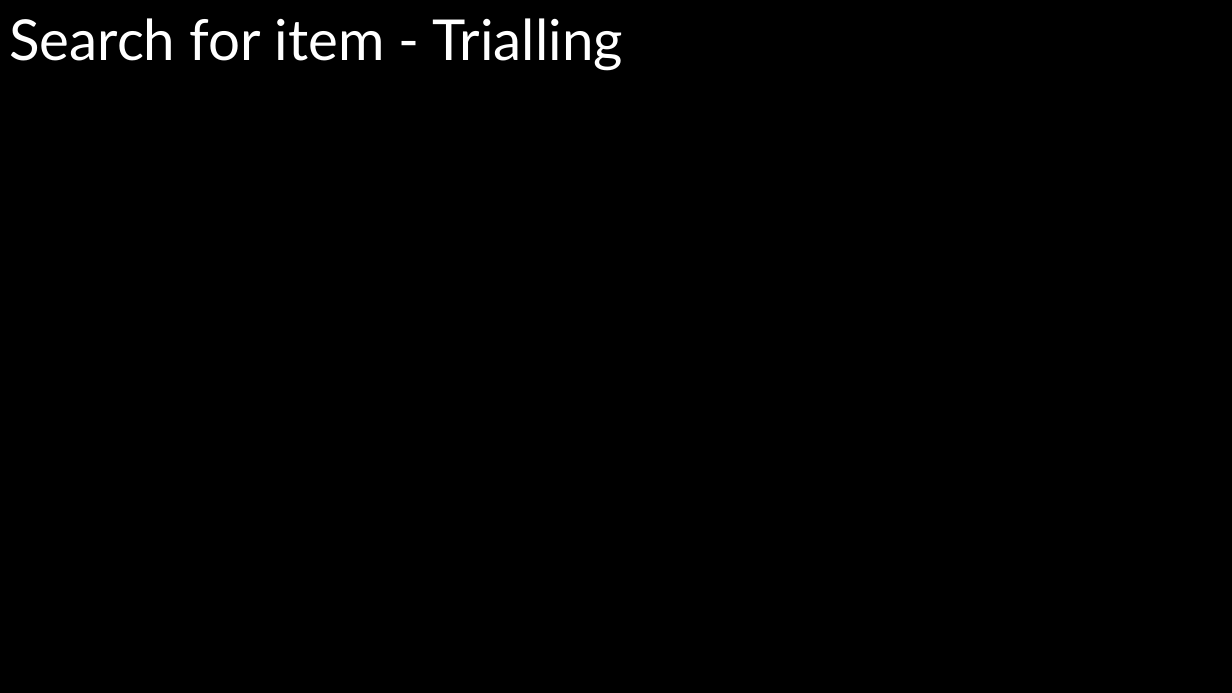
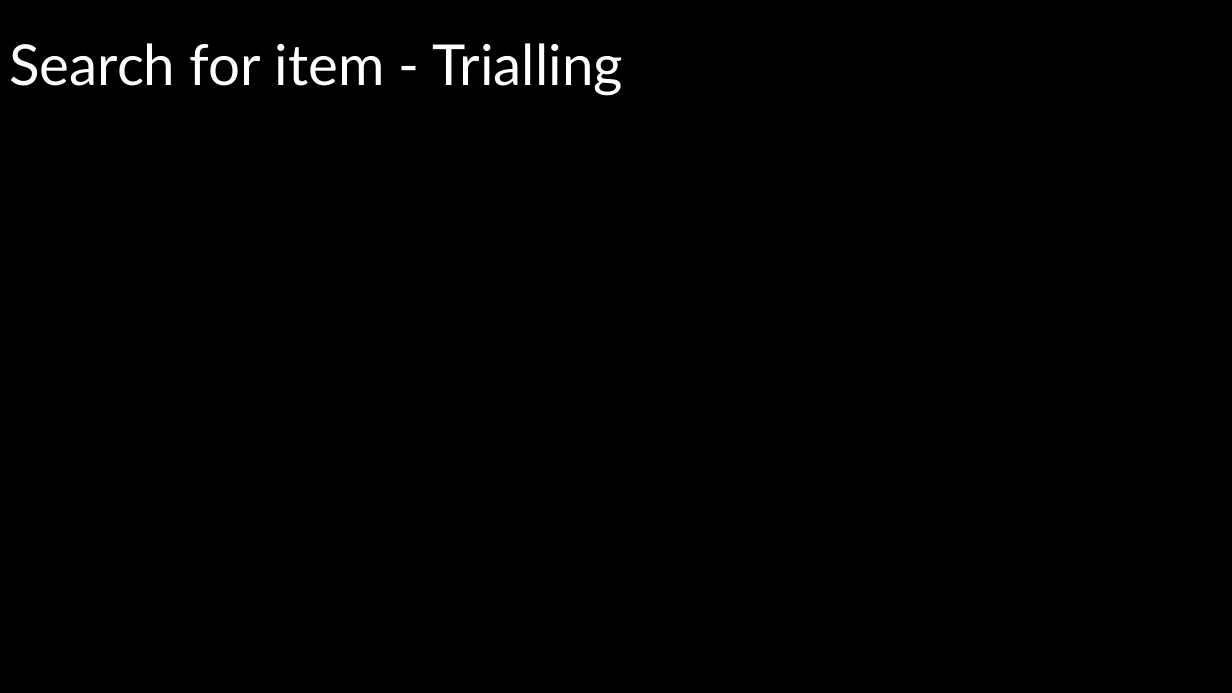
Before and after one commit to Joepapa101/2.7---2.8-Assessment, a slide deck: slide 17 of 2.7 and 2.8 Documentation Template.pptx (slide 14 before the commit). Drawn at 1232x693 pixels with LibreOffice and Linux fonts; fonts in the diff are those of the drawing. Boxes give left, top, right and bottom in pixels: in the first picture for what was removed or moved away, otherwise in the second. Text is boxed around its words. In the diff, an @@ line names an element or a change of style, - is before the commit and + after.

```diff
--- a/2.7 and 2.8 Documentation Template.pptx
+++ b/2.7 and 2.8 Documentation Template.pptx
@@ title "Search for item - Trialling": place and size @@
-title "Search for item - Trialling" at box(9, 18, 623, 71)
+title "Search for item - Trialling" at box(9, 43, 623, 96)
```
Also in this commit, not shown: 1 other slide changed, 4 slides added, 4 other files.
